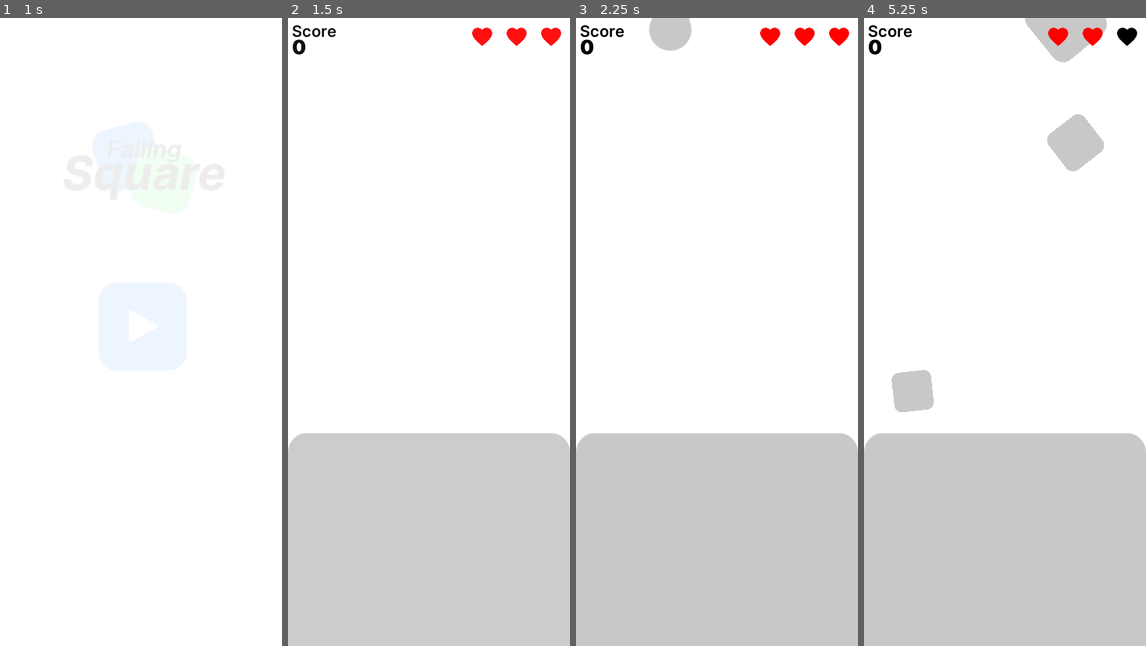
Above: before the commit, frames 1-4 (left to right).
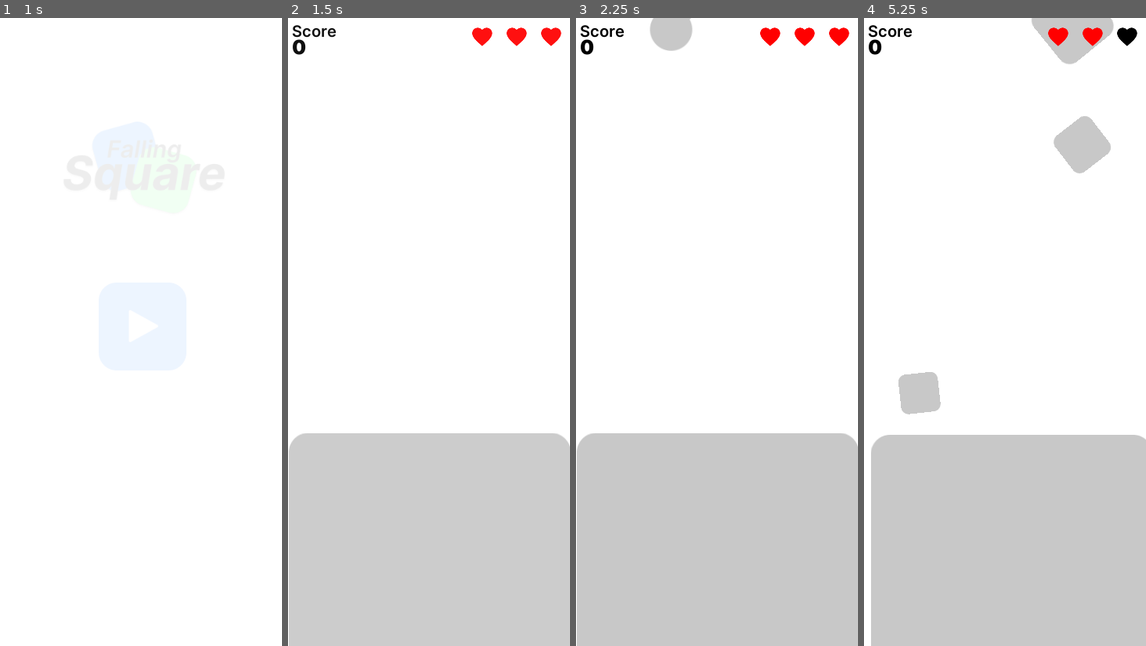
Above: after the commit, the same moments.

Repository: EmilienLeroy/FallingSquare
Game: Godot game, scene res://main.tscn
Two runs of this game, one before a commit and one after it. Both use one fixed random seed, a clock stepped at 60 frames per second and the inputs below.
Inputs (mouse positions are in pixels of both pictures, inside the frame that each line leads up to):
- Up to frame 1 (1 s): click (143, 325) at 0.5 s
- Up to frame 2 (1.5 s): move the mouse to (491, 300) at 1.27 s; click (491, 300) at 1.42 s
- Up to frame 3 (2.25 s): tap Enter at 2 s; move the mouse to (660, 363) at 2.02 s; click (660, 363) at 2.17 s
- Up to frame 4 (5.25 s): move the mouse to (965, 105) at 2.77 s; click (965, 105) at 2.92 s; move the mouse to (1064, 55) at 3.52 s; click (1064, 55) at 3.67 s; move the mouse to (911, 68) at 4.27 s; click (911, 68) at 4.42 s; move the mouse to (1075, 87) at 5.02 s; click (1075, 87) at 5.17 s

Frame 1 is identical in both runs. In frame 2, 0.1% of the frame differs, in the area x 0-100%, y 67-100%; in frame 3, 0.1%; in frame 4, 2.2%, in the area x 0-100%, y 0-100%.

Commit message:
✨ Add shake effect when a life is loose

Diff:
--- a/views/game.gd
+++ b/views/game.gd
@@ -9,6 +9,17 @@
 var lifes;
 var max_lifes;
 var score = 0;
+var shake_amount = 10;
+var shake = false;
+
+func _process(delta):
+	if (!shake):
+		return;
+
+	$ShakeCamera.set_offset(Vector2(
+		rand_range(-1, 1) * shake_amount,
+		rand_range(-1, 1) * shake_amount
+	))
 
 func _ready():
 	timer.set_wait_time(1.0);
@@ -52,7 +63,6 @@
 
 	$Spawn.position = Vector2(positionX, positionY);
 
-
 func on_item_touched():
 	score = score + 1;
 	$Score.score = score;
@@ -69,7 +79,17 @@
 func on_life_loose():
 	lifes = lifes - 1;
 	$Front/Life.remove_heart();
+	shake_camera();
 
 	if (lifes == 0):
 		yield(get_tree().create_timer(0.3), "timeout")
 		emit_signal("lose", score);
+
+
+func shake_camera():
+	shake = true;
+
+	yield(get_tree().create_timer(0.3), "timeout");
+
+	shake = false;
+	$ShakeCamera.set_offset(Vector2(0, 0))
--- a/views/game.tscn
+++ b/views/game.tscn
@@ -6,7 +6,7 @@
 [ext_resource path="res://components/score.tscn" type="PackedScene" id=4]
 
 [sub_resource type="RectangleShape2D" id=1]
-extents = Vector2( 55.5, 400 )
+extents = Vector2( 55.5, 622 )
 
 [node name="Game" type="Node2D"]
 script = ExtResource( 3 )
@@ -30,9 +30,13 @@
 [node name="Walls" type="StaticBody2D" parent="."]
 
 [node name="WallLeft" type="CollisionShape2D" parent="Walls"]
-position = Vector2( -56, 400 )
+position = Vector2( -56, 406 )
 shape = SubResource( 1 )
 
 [node name="WallRight" type="CollisionShape2D" parent="Walls"]
-position = Vector2( 416, 401 )
+position = Vector2( 416, 408 )
 shape = SubResource( 1 )
+
+[node name="ShakeCamera" type="Camera2D" parent="."]
+position = Vector2( 179, 400 )
+current = true
